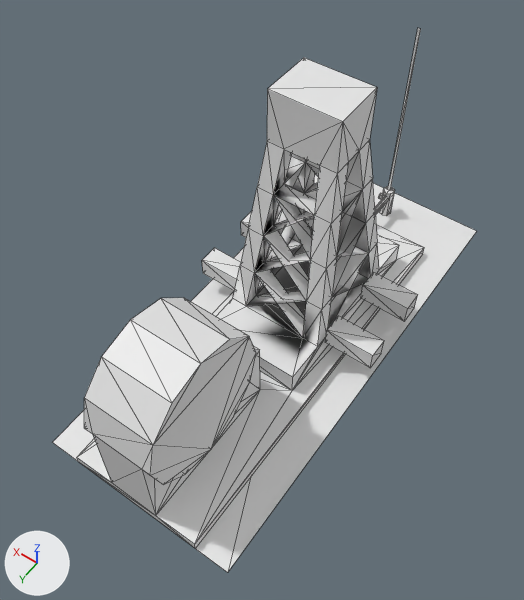
An edit to the OBJ model assets/hbm/models/pumpjack_base.obj, drawn before and after from the same camera.
Rendered twice from a camera (50 mm lens) standing at (-3.49, 8.57, 9.02) and looking at (-0.07, 3.77, 1.48). Arrows for +X, +Y and +Z are at lower left; the lights stay in place. Mesh edges are drawn as thin lines. Where no turn or scale is listed for an object, it has been applied to the vertices.
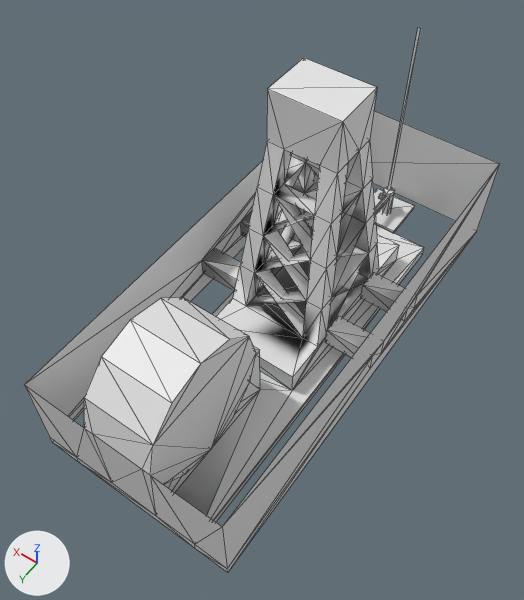
Where the change shows, as pixel boxes (x1, y1, x2, y2) in the pictures (524 x 600 px):
'Plane', reshaped (12% wider): before (53, 28, 476, 572); after (24, 28, 499, 572)
part 1 of me_plane, added: after (374, 189, 415, 233)
part 2 of me_plane, built on: before (53, 174, 476, 572); after (24, 111, 499, 572)

The edits, one by one:
me_plane is used by ob_plane; location (0.0, 0.0, 0.0).
me_plane had 232 vertices, 482 faces and spanned x -1.5..1.5, y -0.5..6.5, z 0.0..4.0.
me_plane now has 246 vertices, 538 faces and spans x -1.5..1.5, y -0.5..6.5, z 0.0..4.0.
me_plane part 1: a new loose piece, a box spanning x -0.375..0.375, y -0.375..0.375, z 0.0..0.05.
Part 2, on me_plane:
2 faces are deleted.
6 vertices are added at (1.5, -0.5, 1.5), (1.5, 6.5, 1.5), (-1.5, -0.5, 1.5), (-1.5, 6.5, 1.5), (1.5, 6.5, 0.15), (-1.5, 6.5, 0.15).
46 new faces join them.
